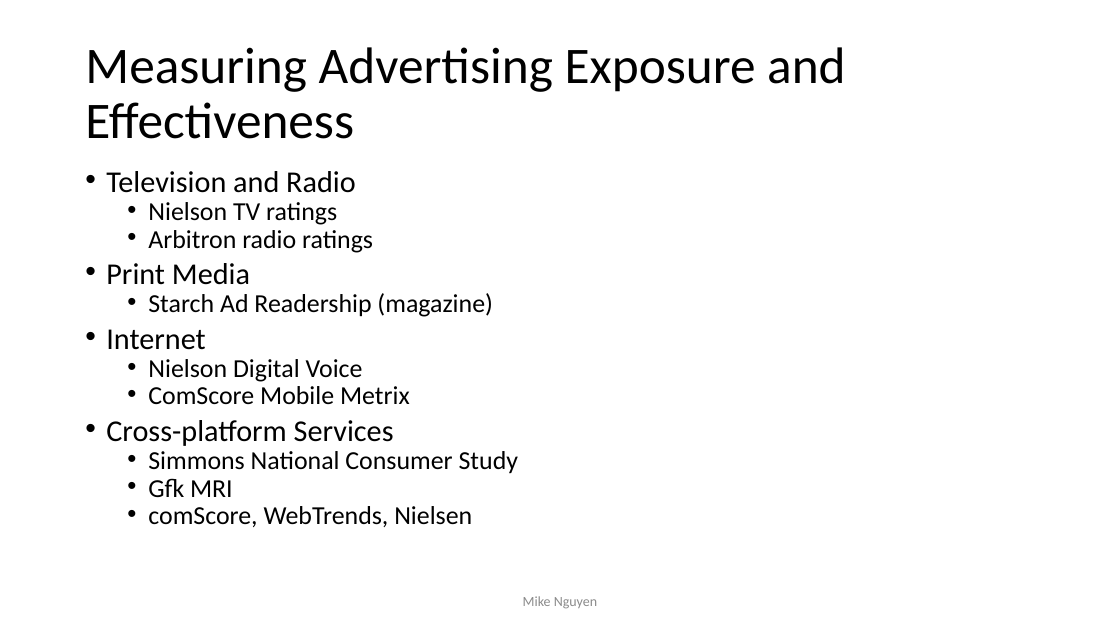
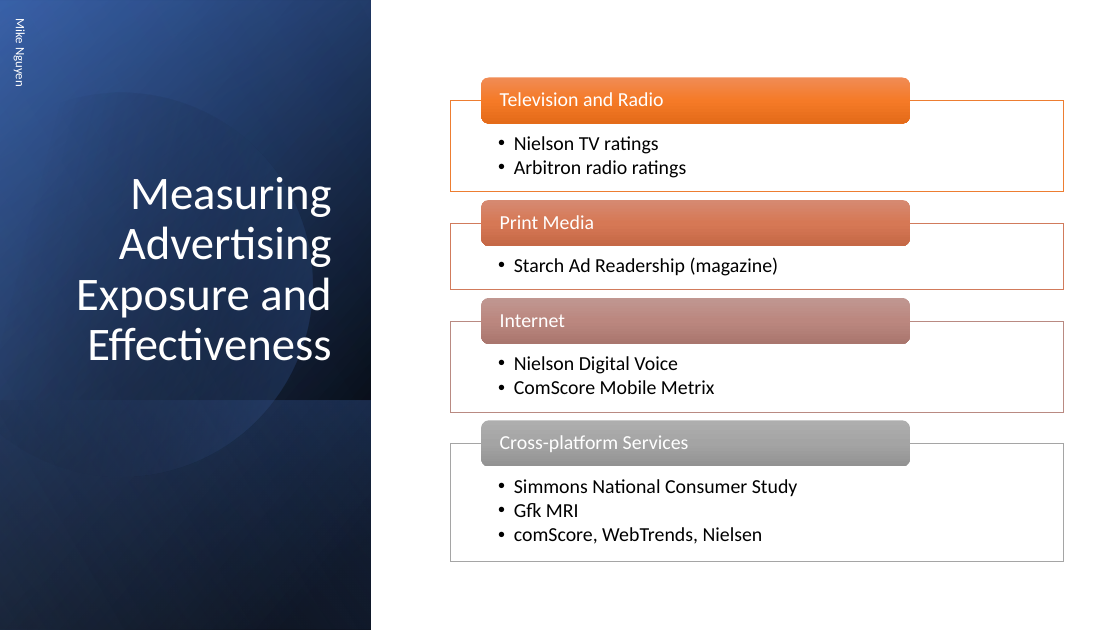
Before and after one commit to mikenguyen13/mar4050, a slide deck: slide 14 of lectures/4/1_External Secondary Data_Causal Research.pptx (slide 13 before the commit). Drawn at 1120x630 pixels with LibreOffice and Linux fonts; fonts in the diff are those of the drawing. Boxes give left, top, right and bottom in pixels: in the first picture for what was removed or moved away, otherwise in the second. Text is boxed around its words. In the diff, an @@ line names an element or a change of style, - is before the commit and + after.

Commit message:
update

```diff
--- a/lectures/4/1_External Secondary Data_Causal Research.pptx
+++ b/lectures/4/1_External Secondary Data_Causal Research.pptx
@@ rectangle added at (x1=0, y1=0, x2=371, y2=630), fill gradient #000000 to #2F5597 @@
@@ rectangle added at (x1=0, y1=1, x2=371, y2=630), fill gradient #000000 to #4472C4 @@
@@ rectangle added at (x1=0, y1=0, x2=371, y2=630), fill gradient #000000 to #8FAADC @@
@@ text "Mike Nguyen" moved from (x1=523, y1=596, x2=597, y2=609) to (x1=12, y1=20, x2=28, y2=86) @@
@@ text "Mike Nguyen" at (x1=12, y1=20, x2=28, y2=86): size 12 to 11 pt, text colour #8C8C8C to #FFFFFF; alignment centre to left; more space between paragraphs; rotation 0 to 90 degrees @@
@@ freeform shape added at (x1=0, y1=47, x2=359, y2=515), fill gradient #000000 to #4472C4 @@
@@ title "Measuring Advertising Exposure and Effectiveness" moved from (x1=85, y1=47, x2=845, y2=139) to (x1=76, y1=177, x2=332, y2=361) @@
@@ title "Measuring Advertising Exposure and Effectiveness" at (x1=76, y1=177, x2=332, y2=361): size 44 to 40 pt, text colour #000000 to #FFFFFF; alignment left to right; vertical alignment middle to bottom @@
@@ text removed at (x1=106, y1=171, x2=518, y2=527) @@
-• Television and Radio
-  • Nielson TV ratings
-  • Arbitron radio ratings
-• Print Media
-  • Starch Ad Readership (magazine)
-• Internet
-  • Nielson Digital Voice
-  • ComScore Mobile Metrix
-• Cross-platform Services
-  • Simmons National Consumer Study
-  • Gfk MRI
-  • comScore, WebTrends, Nielsen
@@ rectangle added at (x1=0, y1=400, x2=371, y2=630), fill gradient #4472C4 to #000000 @@
@@ group added at (x1=450, y1=77, x2=1063, y2=562): 8 texts, 4 rectangles, 4 rounded rectangles @@
+  • Nielson TV ratings
+  • Arbitron radio ratings
+Television and Radio
+  • Starch Ad Readership (magazine)
+Print Media
+  • Nielson Digital Voice
+  • ComScore Mobile Metrix
+Internet
+  • Simmons National Consumer Study
+  • Gfk MRI
+  • comScore, WebTrends, Nielsen
+Cross-platform Services
```
Also in this commit, not shown: 9 other slides changed, 11 slides added.
